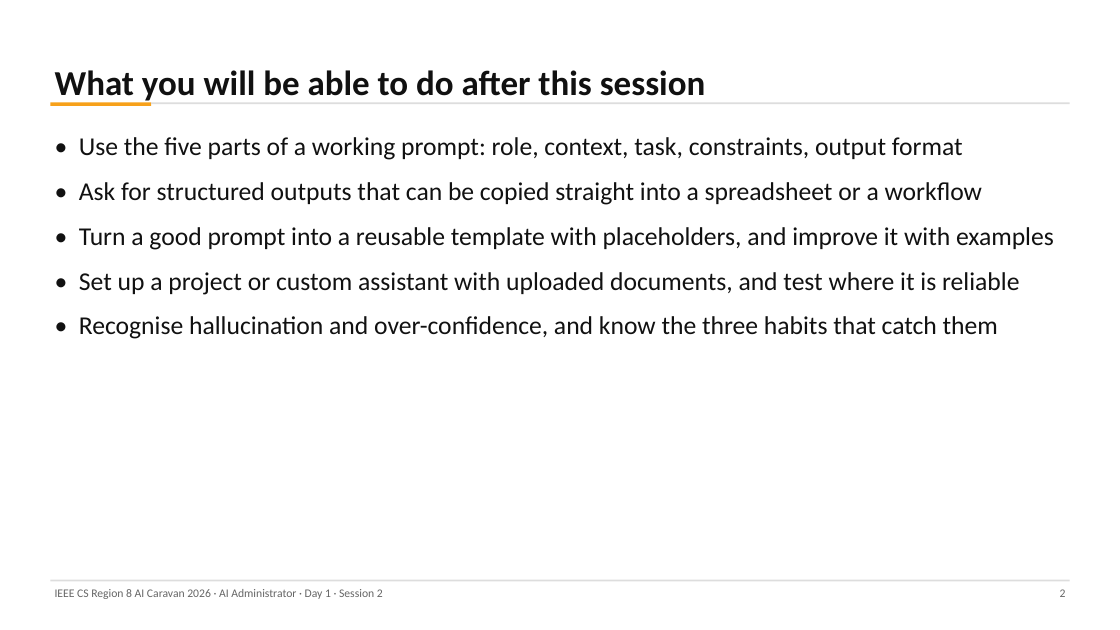
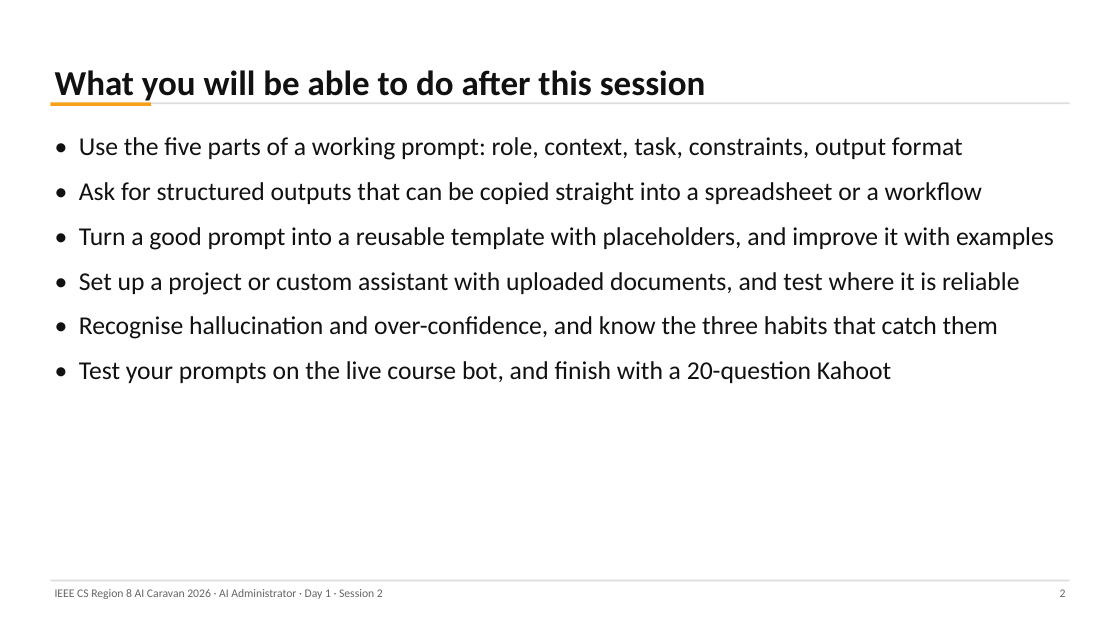
Before and after one commit to abedbanna/snippet-vault, a slide deck: slide 2 of instructor/ai-administrator/out/day1/Day1_S2_Prompting_for_Operators.pptx. Drawn at 1120x630 pixels with LibreOffice and Linux fonts; fonts in the diff are those of the drawing. Boxes give left, top, right and bottom in pixels: in the first picture for what was removed or moved away, otherwise in the second. Text is boxed around its words. In the diff, an @@ line names an element or a change of style, - is before the commit and + after.

Commit message:
Session 2: live test bench and policy bot, 20-question Kahoot replaces quiz slides, fictional policies, web page boxes

```diff
--- a/instructor/ai-administrator/out/day1/Day1_S2_Prompting_for_Operators.pptx
+++ b/instructor/ai-administrator/out/day1/Day1_S2_Prompting_for_Operators.pptx
@@ text at [79, 361, 891, 383]: paragraph added @@
+• Test your prompts on the live course bot, and finish with a 20-question Kahoot
```
Also in this commit, not shown: 25 other slides changed, 3 slides added, 10 slides removed, 28 other files.
